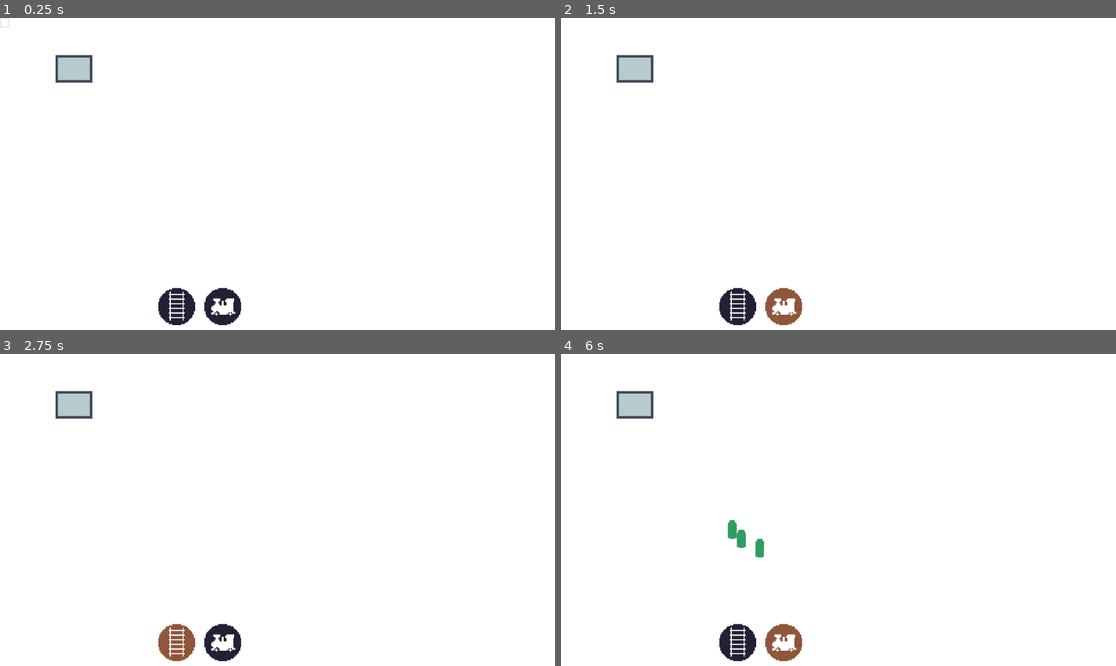
Above: before the commit, frames 1-4 (two rows, left to right).
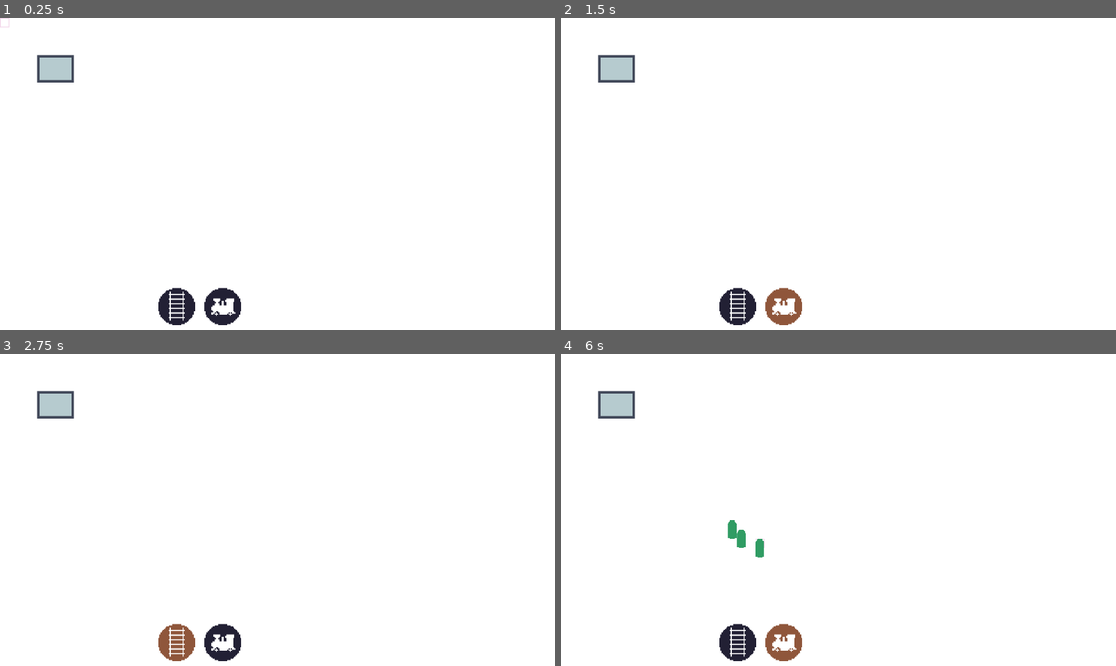
Above: after the commit, the same moments.

Repository: Paulb23/ludum_dare_45
Game: Godot game, scene res://game.tscn
Same seed, same stepped clock (60 frames per second), same inputs: the game is played once before the commit and once after it.
Inputs (mouse positions are in pixels of both pictures, inside the frame that each line leads up to):
- Up to frame 1 (0.25 s): no input
- Up to frame 2 (1.5 s): click (738, 308) at 0.5 s; click (783, 308) at 1.25 s
- Up to frame 3 (2.75 s): click (177, 644) at 2 s
- Up to frame 4 (6 s): click (783, 644) at 2.75 s; click (738, 644) at 3.5 s; click (783, 644) at 4.25 s; tap Enter at 5 s; move the mouse to (960, 494) at 5.02 s; click (960, 494) at 5.1 s; tap Space at 5.75 s; drag from (727, 525) to (810, 572) at 5.77 s

The runs differ from the first frame. In frame 1, 0.7% of the frame differs, in the area x 6-17%, y 11-21%; in frame 2, 0.7%; in frame 3, 0.7%; in frame 4, 0.7%.

Commit message:
inital train instruction editing

Diff:
--- a/ludum_dare_45/game.gd
+++ b/ludum_dare_45/game.gd
@@ -1,6 +1,7 @@
 extends Node2D
 
 var train = preload("res://objects/train.tscn")
+var clicked_train
 
 func _ready() -> void:
 	$player.connect("place_tile", $level, "place_tile")
@@ -9,12 +10,25 @@
 
 	$ui.connect("build_rail_toggled", $player, "set_building_rail")
 	$ui.connect("place_train_toggled", $player, "set_place_train")
+	$ui.connect("save_train", self, "_save_train")
+
+	$level.create_station()
 
 func _buy_train(x : int, y : int) -> void:
 	var new_train = train.instance()
-	new_train.position = $level/nav/map.map_to_world(Vector2(x,y))
+	new_train.position = $level.map_to_world(x, y)
+	new_train.connect("clicked", self, "_train_clicked")
 	$trains.add_child(new_train)
 
-	var points = $level/nav.get_simple_path(new_train.position, $level/stations/station.position, false)
+	var points = $level/nav.get_simple_path(new_train.position, $level.get_station("square").position, false)
 	if (points.size() > 0 && points[0] == new_train.position):
 		$Line2D.points = points
+
+func _train_clicked(train) -> void:
+	if ($player.is_performing_action()):
+		return
+	clicked_train = train
+	$ui.edit_train(clicked_train.instructions, $level.get_station_names())
+
+func _save_train(instructions : Array) -> void:
+	clicked_train.instructions = instructions
--- a/ludum_dare_45/game.tscn
+++ b/ludum_dare_45/game.tscn
@@ -11,7 +11,8 @@
 [ext_resource path="res://icons/train_icon.png" type="Texture" id=9]
 [ext_resource path="res://icons/train_icon_hover.png" type="Texture" id=10]
 [ext_resource path="res://icons/train_icon_active.png" type="Texture" id=11]
-[ext_resource path="res://objects/station.tscn" type="PackedScene" id=12]
+[ext_resource path="res://scripts/train_controller_ui.gd" type="Script" id=13]
+[ext_resource path="res://scripts/instructions_editor_ui.gd" type="Script" id=14]
 
 [node name="game" type="Node2D"]
 script = ExtResource( 4 )
@@ -30,9 +31,6 @@
 
 [node name="stations" type="Node2D" parent="level"]
 
-[node name="station" parent="level/stations" instance=ExtResource( 12 )]
-position = Vector2( 192, 128 )
-
 [node name="player" parent="." instance=ExtResource( 3 )]
 
 [node name="trains" type="Node2D" parent="."]
@@ -41,8 +39,7 @@
 default_color = Color( 1, 0, 0, 1 )
 
 [node name="ui" type="Control" parent="."]
-margin_right = 40.0
-margin_bottom = 40.0
+margin_right = 1920.0
 script = ExtResource( 8 )
 __meta__ = {
 "_edit_use_anchors_": false
@@ -77,3 +74,53 @@
 __meta__ = {
 "_edit_use_anchors_": false
 }
+
+[node name="train_controller" type="VBoxContainer" parent="ui"]
+visible = false
+margin_left = 4.0
+margin_top = 184.0
+margin_right = 204.0
+margin_bottom = 584.0
+size_flags_horizontal = 3
+size_flags_vertical = 3
+script = ExtResource( 13 )
+__meta__ = {
+"_edit_use_anchors_": false
+}
+
+[node name="instructions" type="ItemList" parent="ui/train_controller"]
+margin_right = 200.0
+margin_bottom = 352.0
+rect_clip_content = false
+size_flags_horizontal = 3
+size_flags_vertical = 3
+allow_reselect = true
+script = ExtResource( 14 )
+__meta__ = {
+"_edit_use_anchors_": false
+}
+
+[node name="options" type="MenuButton" parent="ui/train_controller"]
+margin_top = 356.0
+margin_right = 200.0
+margin_bottom = 376.0
+text = "Add Station"
+flat = false
+
+[node name="HBoxContainer" type="HBoxContainer" parent="ui/train_controller"]
+margin_top = 380.0
+margin_right = 200.0
+margin_bottom = 400.0
+
+[node name="apply" type="Button" parent="ui/train_controller/HBoxContainer"]
+margin_right = 98.0
+margin_bottom = 20.0
+size_flags_horizontal = 3
+text = "Apply"
+
+[node name="cancel" type="Button" parent="ui/train_controller/HBoxContainer"]
+margin_left = 102.0
+margin_right = 200.0
+margin_bottom = 20.0
+size_flags_horizontal = 3
+text = "cancel"
--- /dev/null
+++ b/ludum_dare_45/objects/station.gd
@@ -0,0 +1,9 @@
+extends Node2D
+
+var type : String
+
+func set_type(station_type : String) -> void:
+	type = station_type
+
+func get_type() -> String:
+	return type
--- a/ludum_dare_45/objects/station.tscn
+++ b/ludum_dare_45/objects/station.tscn
@@ -1,6 +1,7 @@
-[gd_scene load_steps=3 format=2]
+[gd_scene load_steps=4 format=2]
 
 [ext_resource path="res://objects/square_station.png" type="Texture" id=1]
+[ext_resource path="res://objects/station.gd" type="Script" id=2]
 
 [sub_resource type="NavigationPolygon" id=1]
 vertices = PoolVector2Array( -9, -7, 134, -7, 134, 104, -9, 104 )
@@ -8,6 +9,7 @@
 outlines = [ PoolVector2Array( -9, -7, 134, -7, 134, 104, -9, 104 ) ]
 
 [node name="station" type="Node2D"]
+script = ExtResource( 2 )
 
 [node name="Sprite" type="Sprite" parent="."]
 texture = ExtResource( 1 )
--- /dev/null
+++ b/ludum_dare_45/objects/train.gd
@@ -0,0 +1,12 @@
+extends Node2D
+
+signal clicked
+
+var instructions := []
+
+func _ready() -> void:
+	$Area2D.connect("input_event", self, "_clicked")
+
+func _clicked(viewport : Viewport, event: InputEvent, shape_idx : int) -> void:
+	if (event.is_action_released("place")):
+		emit_signal("clicked", self)
--- a/ludum_dare_45/objects/train.tscn
+++ b/ludum_dare_45/objects/train.tscn
@@ -1,9 +1,20 @@
-[gd_scene load_steps=2 format=2]
+[gd_scene load_steps=4 format=2]
 
 [ext_resource path="res://objects/train.png" type="Texture" id=1]
+[ext_resource path="res://objects/train.gd" type="Script" id=2]
+
+[sub_resource type="RectangleShape2D" id=1]
+extents = Vector2( 16, 32 )
 
 [node name="train" type="Node2D"]
+script = ExtResource( 2 )
 
 [node name="Sprite" type="Sprite" parent="."]
 texture = ExtResource( 1 )
 centered = false
+
+[node name="Area2D" type="Area2D" parent="."]
+
+[node name="CollisionShape2D" type="CollisionShape2D" parent="Area2D"]
+position = Vector2( 16, 32 )
+shape = SubResource( 1 )
--- a/ludum_dare_45/project.godot
+++ b/ludum_dare_45/project.godot
@@ -51,6 +51,14 @@
 "svg/scale": 1.0
 }
 
+[input]
+
+place={
+"deadzone": 0.5,
+"events": [ Object(InputEventMouseButton,"resource_local_to_scene":false,"resource_name":"","device":0,"alt":false,"shift":false,"control":false,"meta":false,"command":false,"button_mask":0,"position":Vector2( 0, 0 ),"global_position":Vector2( 0, 0 ),"factor":1.0,"button_index":1,"pressed":false,"doubleclick":false,"script":null)
+ ]
+}
+
 [rendering]
 
 quality/driver/driver_name="GLES2"
--- /dev/null
+++ b/ludum_dare_45/scripts/instructions_editor_ui.gd
@@ -0,0 +1,14 @@
+extends ItemList
+
+func get_drag_data(pos):
+	var idx =  get_item_at_position(pos)
+	var preview = Label.new()
+	preview.text = get_item_text(idx)
+	set_drag_preview(preview)
+	return idx
+
+func can_drop_data(pos, data):
+	return true
+
+func drop_data(pos, data):
+	move_item(data, get_item_at_position(pos))
--- a/ludum_dare_45/scripts/level.gd
+++ b/ludum_dare_45/scripts/level.gd
@@ -1,4 +1,7 @@
 extends Node2D
+
+const STATION_SQUARE = 0
+const STATION_CIRCLE = 1
 
 const UP = 0
 const DOWN = 1
@@ -15,10 +18,26 @@
 
 onready var map = $nav/map
 
+var station = preload("res://objects/station.tscn")
+var stations = {}
+
 func _ready() -> void:
 	for x in range(0, 100):
 		for y in range(0, 100):
 			map.set_cell(x ,y, 0)
+
+func create_station() -> void:
+	var new_station = station.instance()
+	new_station.position = Vector2(4*32, 4*32)
+	var type = "square"
+	stations[type] = new_station
+	$stations.add_child(new_station)
+
+func get_station_names() -> Array:
+	return stations.keys()
+
+func get_station(type : String) -> Vector2:
+	return stations[type]
 
 func place_tile(x : int, y : int) -> void:
 	map.set_cell(x ,y, NO_CONNECTIONS)
@@ -77,3 +96,6 @@
 			return
 		map.set_cell(x ,y, RIGHT_ANGLE_CONNECTION, connections[RIGHT], connections[DOWN], connections[RIGHT] || connections[LEFT])
 		return
+
+func map_to_world(x : int, y :int) -> Vector2:
+	return map.map_to_world(Vector2(x, y))
--- a/ludum_dare_45/scripts/player.gd
+++ b/ludum_dare_45/scripts/player.gd
@@ -38,3 +38,6 @@
 
 func set_place_train(enabled : bool) -> void:
 	placing_train = enabled
+
+func is_performing_action() -> bool:
+	return building_rail || placing_train
--- /dev/null
+++ b/ludum_dare_45/scripts/train_controller_ui.gd
@@ -0,0 +1,34 @@
+extends VBoxContainer
+
+signal save_train
+
+func _ready() -> void:
+	$HBoxContainer/apply.connect("button_up", self, "_apply_clicked")
+	$HBoxContainer/cancel.connect("button_up", self, "_cancel_clicked")
+	$options.get_popup().connect("id_pressed", self, "_option_selected")
+
+func edit(instructions : Array, stations : Array) -> void:
+	$instructions.clear()
+	for intruction in instructions:
+		$instructions.add_item(intruction);
+
+	$options.get_popup().clear()
+	for station in stations:
+		$options.get_popup().add_item(station)
+	visible = true
+	pass
+
+func _option_selected(idx : int):
+	$instructions.add_item($options.get_popup().get_item_text(idx))
+
+func _apply_clicked() -> void:
+	var instructions := []
+	for i in $instructions.items.size():
+		if ($instructions.get_item_text(i) != ""):
+			instructions.push_back($instructions.get_item_text(i))
+	print(instructions)
+	emit_signal("save_train", instructions)
+	visible = false
+
+func _cancel_clicked() -> void:
+	visible = false
--- a/ludum_dare_45/scripts/ui.gd
+++ b/ludum_dare_45/scripts/ui.gd
@@ -5,9 +5,12 @@
 
 var updating_buttons := false
 
+signal save_train
+
 func _ready() -> void:
 	$build_rail.connect("toggled", self, "build_rail_toggled")
 	$place_train.connect("toggled", self, "place_train_toggled")
+	$train_controller.connect("save_train", self, "save_train")
 
 func _reset_buttons():
 	updating_buttons = true;
@@ -24,3 +27,9 @@
 	emit_signal("place_train_toggled", toggled)
 	if (toggled):
 		$build_rail.set_pressed(false)
+
+func edit_train(instructions : Array, stations : Array) -> void:
+	$train_controller.edit(instructions, stations)
+
+func save_train(instructions : Array) -> void:
+	emit_signal("save_train", instructions)
Not shown: 1 places in ludum_dare_45/game.tscn that only renumber resources
